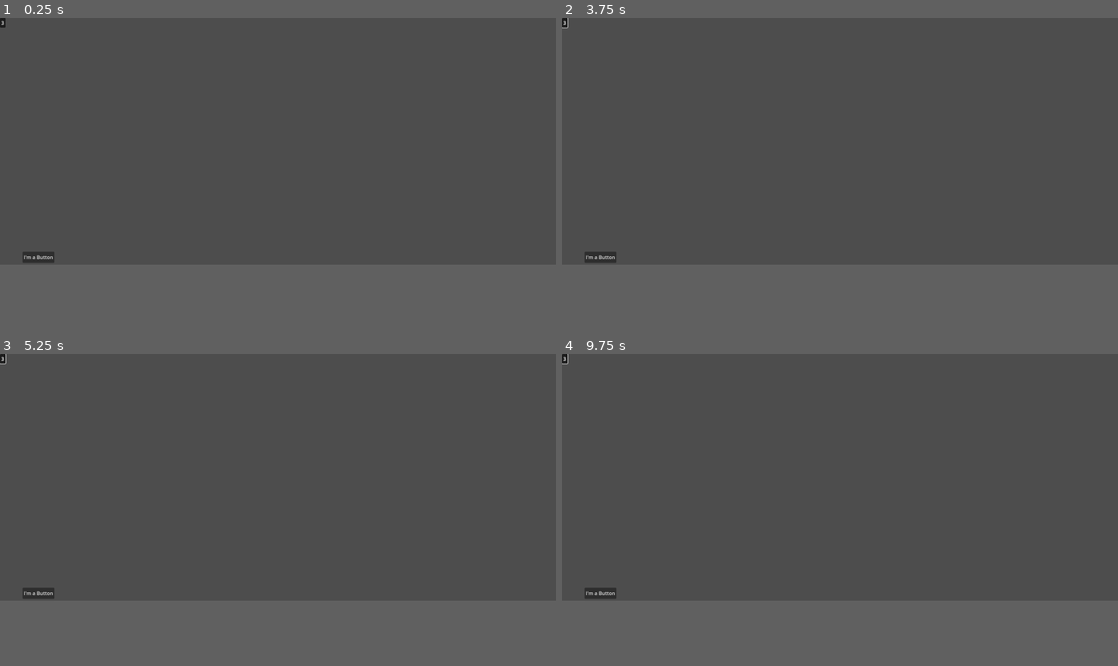
Above: before the commit, frames 1-4 (two rows, left to right).
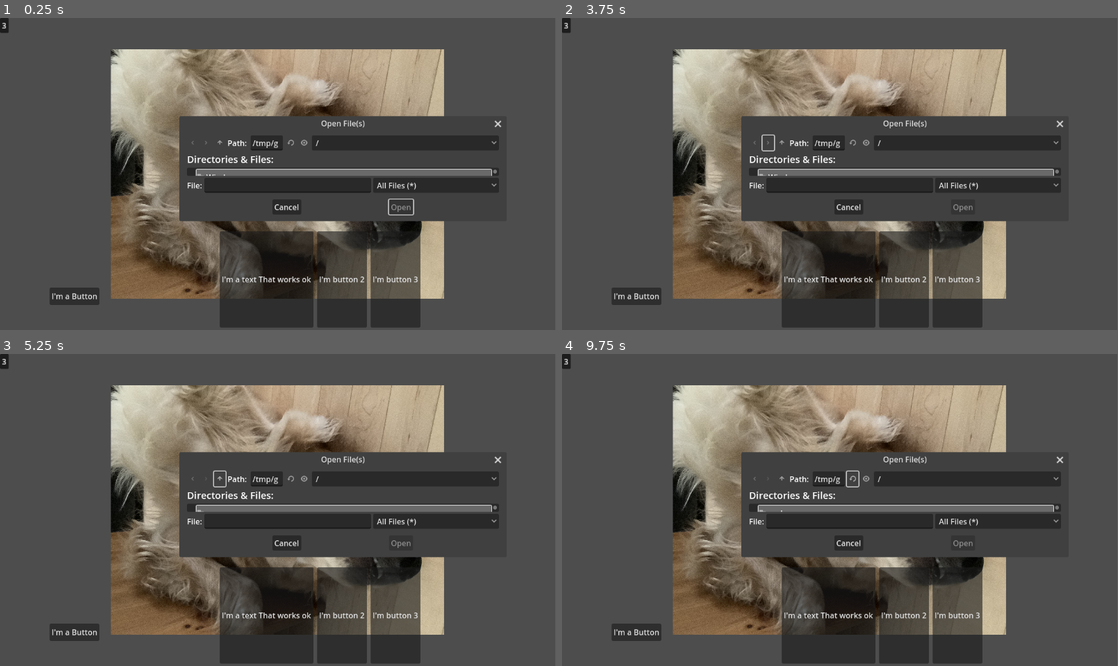
Above: after the commit, the same moments.

Repository: wuemily2/sketch-practice-assistant-godot
Game: Godot game, scene res://Windows/Test/ImageScalingTest.tscn
The game is run twice, just before and just after one commit, with the same random seed, the same clock (stepped at 60 frames per second) and the same inputs. Before the commit the project starts from res://Windows/ImageScalingTest.tscn.
Inputs (mouse positions are in pixels of both pictures, inside the frame that each line leads up to):
- Up to frame 1 (0.25 s): no input
- Up to frame 2 (3.75 s): click "I'm a Button" at 0.5 s; click "1" at 1.25 s; click (828, 223) at 2 s, where only the run after the commit has a clickable "I'm a text That works ok"; click (828, 223) at 2.75 s, where only the run after the commit has a clickable "I'm a text That works ok"; click (767, 117) at 3.52 s
- Up to frame 3 (5.25 s): click (205, 453) at 4.27 s; click (222, 453) at 5.02 s
- Up to frame 4 (9.75 s): click (784, 453) at 5.77 s; click "2" at 6.5 s; click "2" (after the commit: "I'm button 2") at 7.25 s; click "3" at 8 s; click "3" (after the commit: "I'm button 3") at 8.75 s; click (851, 453) at 9.52 s
In our replay, the window is 800x355 before the commit and 799x449 after it. These sizes can differ from the game's own. Grey fills any space a smaller window leaves; there, only what the larger window draws over its background counts as a difference.

The runs differ from the first frame. In frame 1, 38% of the frame differs, in the area x 0-91%, y 0-100%; in frame 2, 38%; in frame 3, 38%; in frame 4, 38%.

Commit message:
Commit rough work so far

Diff:
--- /dev/null
+++ b/Windows/CyclerBottomBar.gd
@@ -0,0 +1,15 @@
+extends Container
+
+
+# Called when the node enters the scene tree for the first time.
+func _ready():
+	pass # Replace with function body.
+
+func _notification(what):
+	# Sort children (queue_sort()) is always called when the size of this container node changes
+	if what == NOTIFICATION_SORT_CHILDREN:
+		pass
+
+# Called every frame. 'delta' is the elapsed time since the previous frame.
+func _process(delta):
+	pass
--- /dev/null
+++ b/Windows/CyclerBottomBar.tscn
@@ -0,0 +1,10 @@
+[gd_scene load_steps=2 format=3 uid="uid://dhiqdtgrjh6fg"]
+
+[ext_resource type="Script" path="res://Windows/CyclerBottomBar.gd" id="1_rt1cs"]
+
+[node name="Container" type="Container"]
+offset_left = 1.0
+offset_top = 521.0
+offset_right = 1155.0
+offset_bottom = 645.0
+script = ExtResource("1_rt1cs")
--- /dev/null
+++ b/Windows/Test/Container.gd
@@ -0,0 +1,16 @@
+extends Container
+
+
+# Called when the node enters the scene tree for the first time.
+func _ready():
+	pass # Replace with function body.
+
+func _notification(what):
+	# Sort children (queue_sort()) is always called when the size of this container node changes
+	if what == NOTIFICATION_SORT_CHILDREN:
+		print("Container SORT!")
+
+
+# Called every frame. 'delta' is the elapsed time since the previous frame.
+func _process(delta):
+	pass
--- a/Windows/ImageScalingTest.gd
+++ b/Windows/Test/ImageScalingTest.gd
@@ -15,8 +15,9 @@
 	# Expand size to fit screen, and fill 80% of the height
 	self.size.x = get_viewport().size.x
 	self.size.y = get_viewport().size.y
-	#$HBoxContainer.size.y = self.size.y * 0.5
-	#$HBoxContainer.size.x = self.size.x * 0.5
+	# Container classes queue sort is called automatically on resize, wow
+	$HBoxContainer.size.y = self.size.y * 0.5
+	$HBoxContainer.size.x = self.size.x * 0.5
 	#for child in get_children():
 		#if child is Container:
 			#child.queue_sort()
@@ -26,3 +27,13 @@
 func _notification(what):
 	if what == NOTIFICATION_WM_SIZE_CHANGED:
 		print("Main Node can receive it!")
+
+
+
+func _on_button_pressed():
+
+	pass # Replace with function body.
+
+
+func _on_file_dialog_files_selected(paths):
+	print(paths)
--- a/Windows/ImageScalingTest.tscn
+++ b/Windows/Test/ImageScalingTest.tscn
@@ -1,10 +1,10 @@
 [gd_scene load_steps=6 format=3 uid="uid://ctynya84kr8qn"]
 
 [ext_resource type="Texture2D" uid="uid://0ybyr35xdesj" path="res://IMG_0019.JPG" id="1_wu5um"]
-[ext_resource type="Script" path="res://Windows/ImageScalingTest.gd" id="1_yt1mr"]
-[ext_resource type="Script" path="res://Windows/TextureRect.gd" id="2_h8soe"]
-[ext_resource type="Script" path="res://Windows/HBoxContainer.gd" id="4_d0h4m"]
-[ext_resource type="Script" path="res://Windows/Container.gd" id="5_0l6gc"]
+[ext_resource type="Script" path="res://Windows/Test/ImageScalingTest.gd" id="1_yt1mr"]
+[ext_resource type="Script" path="res://Windows/Test/TextureRect.gd" id="2_h8soe"]
+[ext_resource type="Script" path="res://Windows/Test/HBoxContainer.gd" id="4_d0h4m"]
+[ext_resource type="Script" path="res://Windows/Test/Container.gd" id="5_0l6gc"]
 
 [node name="Control" type="Control"]
 layout_mode = 3
@@ -16,7 +16,6 @@
 script = ExtResource("1_yt1mr")
 
 [node name="TextureRect" type="TextureRect" parent="."]
-visible = false
 layout_mode = 0
 offset_left = 36.0
 offset_top = 36.0
@@ -29,18 +28,21 @@
 
 [node name="Button" type="Button" parent="."]
 layout_mode = 0
-offset_left = 73.0
-offset_top = 758.0
-offset_right = 176.0
-offset_bottom = 794.0
+offset_left = 103.0
+offset_top = 560.0
+offset_right = 206.0
+offset_bottom = 596.0
 text = "I'm a Button
 "
 
 [node name="HBoxContainer" type="HBoxContainer" parent="."]
-visible = false
 layout_mode = 0
-offset_right = 775.0
-offset_bottom = 200.0
+offset_left = 277.0
+offset_top = 443.0
+offset_right = 1052.0
+offset_bottom = 643.0
+theme_override_constants/separation = 8
+alignment = 1
 script = ExtResource("4_d0h4m")
 
 [node name="Button" type="Button" parent="HBoxContainer"]
@@ -72,3 +74,16 @@
 [node name="Button3" type="Button" parent="Container"]
 layout_mode = 2
 text = "3"
+
+[node name="FileDialog" type="FileDialog" parent="."]
+title = "Open File(s)"
+initial_position = 1
+size = Vector2i(392, 159)
+visible = true
+always_on_top = true
+ok_button_text = "Open"
+file_mode = 1
+access = 2
+
+[connection signal="pressed" from="Button" to="." method="_on_button_pressed"]
+[connection signal="files_selected" from="FileDialog" to="." method="_on_file_dialog_files_selected"]
--- a/Windows/TestScene2.tscn
+++ b/Windows/Test/TestScene2.tscn
@@ -1,6 +1,6 @@
 [gd_scene load_steps=2 format=3 uid="uid://d3ceuwpfqnb1x"]
 
-[ext_resource type="Script" path="res://Windows/TestScene2.gd" id="1_81yaq"]
+[ext_resource type="Script" path="res://Windows/Test/TestScene2.gd" id="1_81yaq"]
 
 [node name="TestScene2" type="Container"]
 script = ExtResource("1_81yaq")
--- a/Windows/TextureRect.gd
+++ b/Windows/Test/TextureRect.gd
@@ -12,6 +12,13 @@
 	# This binds correctly but is only called once...
 # Called every frame. 'delta' is the elapsed time since the previous frame.
 
+func _process(delta):
+	self.position.x = 0
+	self.position.y = get_viewport().size.y * 0.1
+	# Expand size to fit screen, and fill 80% of the height
+	self.size.x = get_viewport().size.x
+	self.size.y = get_viewport().size.y * 0.8
+
 func _notification(what):
 	if what == NOTIFICATION_WM_SIZE_CHANGED:
 		print("yes")
--- a/Windows/Container.gd
+++ b/file_manager.gd
@@ -1,13 +1,10 @@
-extends Container
+extends Node
 
-
+var FileArray = []
+var default_path = "" #TODO: figure out a default path
 # Called when the node enters the scene tree for the first time.
 func _ready():
 	pass # Replace with function body.
-
-func _notification(what):
-	if what == NOTIFICATION_SORT_CHILDREN:
-		print("Container SORT!")
 
 
 # Called every frame. 'delta' is the elapsed time since the previous frame.
--- a/project.godot
+++ b/project.godot
@@ -11,15 +11,19 @@
 [application]
 
 config/name="Sketch-practice-assistant-godot"
-run/main_scene="res://Windows/ImageScalingTest.tscn"
+run/main_scene="res://Windows/Test/ImageScalingTest.tscn"
 config/features=PackedStringArray("4.2", "GL Compatibility")
 config/icon="res://icon.svg"
 
+[autoload]
+
+FileManager="*res://file_manager.gd"
+SceneManager="*res://scene_manager.gd"
+
 [display]
 
-window/size/viewport_width=1800
-window/size/viewport_height=800
 window/size/always_on_top=true
+window/subwindows/embed_subwindows=false
 
 [rendering]
 
--- /dev/null
+++ b/scene_manager.gd
@@ -0,0 +1,38 @@
+extends Node
+
+
+# Called when the node enters the scene tree for the first time.
+var current_scene = null
+
+func _ready():
+	var root = get_tree().root
+	current_scene = root.get_child(root.get_child_count() - 1)
+
+func goto_scene(path):
+	# This function will usually be called from a signal callback,
+	# or some other function in the current scene.
+	# Deleting the current scene at this point is
+	# a bad idea, because it may still be executing code.
+	# This will result in a crash or unexpected behavior.
+
+	# The solution is to defer the load to a later time, when
+	# we can be sure that no code from the current scene is running:
+
+	call_deferred("_deferred_goto_scene", path)
+
+
+func _deferred_goto_scene(path):
+	# It is now safe to remove the current scene.
+	current_scene.free()
+
+	# Load the new scene.
+	var s = ResourceLoader.load(path)
+
+	# Instance the new scene.
+	current_scene = s.instantiate()
+
+	# Add it to the active scene, as child of root.
+	get_tree().root.add_child(current_scene)
+
+	# Optionally, to make it compatible with the SceneTree.change_scene_to_file() API.
+	get_tree().current_scene = current_scene
Renamed: Windows/HBoxContainer.gd -> Windows/Test/HBoxContainer.gd
Renamed: Windows/TestScene2.gd -> Windows/Test/TestScene2.gd
